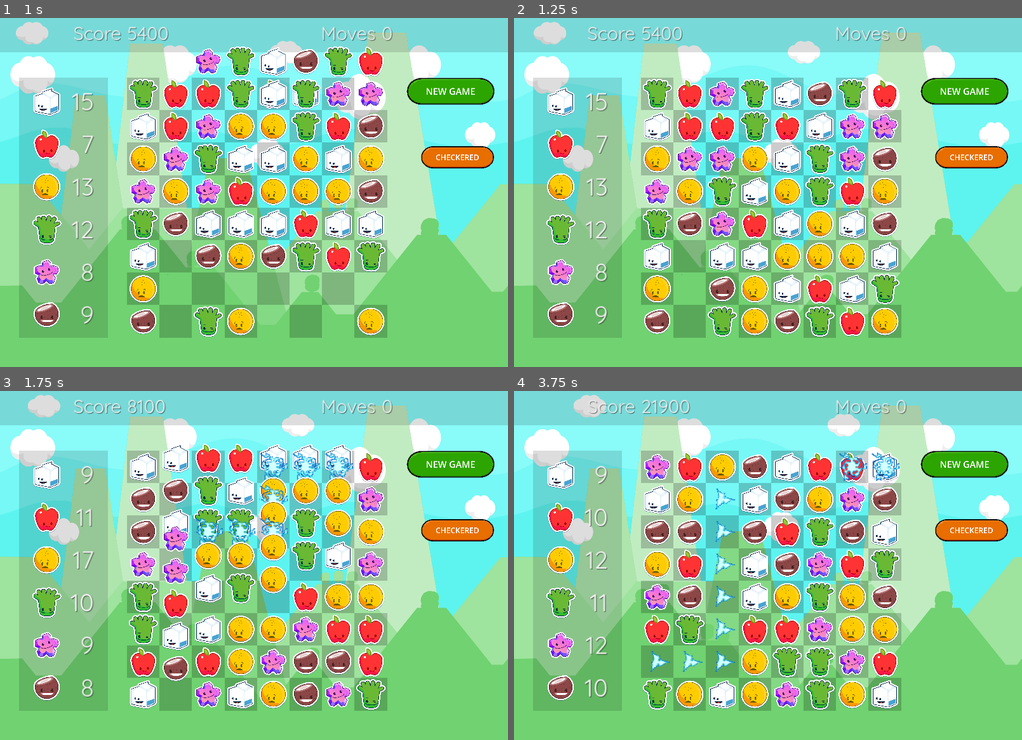
Above: before the commit, frames 1-4 (two rows, left to right).
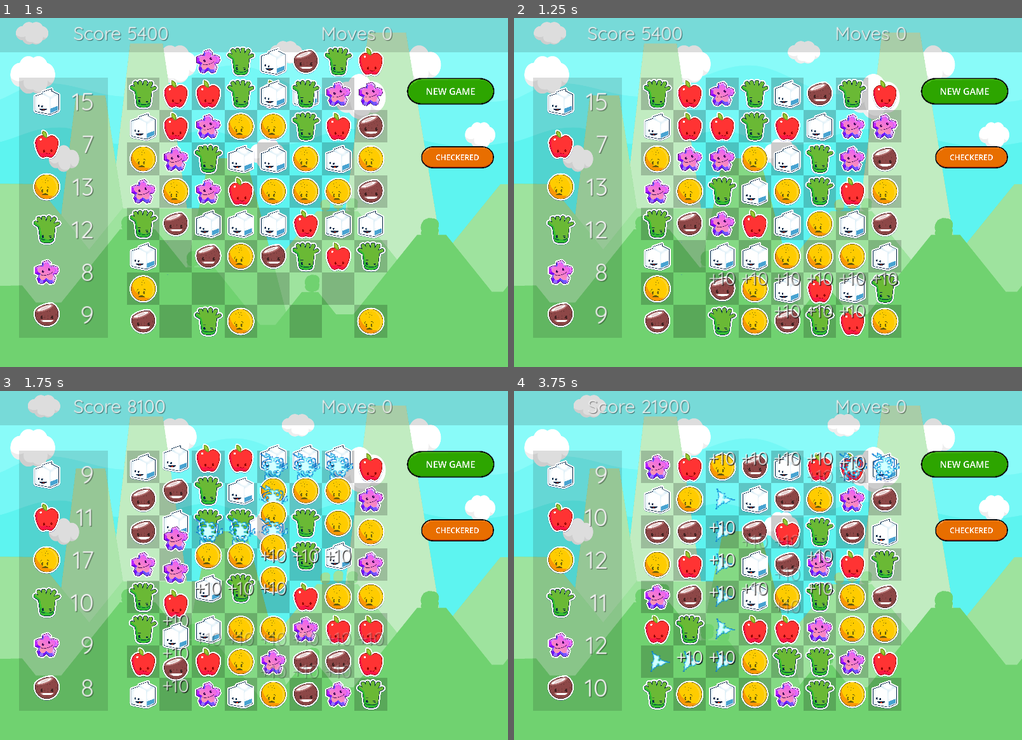
Above: after the commit, the same moments.

Repository: gitbrent/godot-match-3
Game: Godot game, scene res://game/game.tscn
Same seed, same stepped clock (60 frames per second), same inputs: the game is played once before the commit and once after it.
Inputs:
- Up to frame 1 (1 s): click "NEW GAME" at 0.5 s
- Up to frame 2 (1.25 s): no input
- Up to frame 3 (1.75 s): click "NEW GAME" at 1.25 s
- Up to frame 4 (3.75 s): click "CHECKERED" at 2 s; click "CHECKERED" at 2.75 s; click "NEW GAME" at 3.5 s

Frame 1 is identical in both runs. In frame 2, 0.8% of the frame differs, in the area x 38-76%, y 72-87%; in frame 3, 1.3%; in frame 4, 1.6%, in the area x 32-70%, y 17-79%.

Commit message:
added points label and anim

Diff:
--- a/game_board/GemCell.gd
+++ b/game_board/GemCell.gd
@@ -87,21 +87,26 @@
 		anim_player_fx.stop()
 		sprite.scale = SPRITE_SCALE
 
+# @desc: both AnimPlayer & AnimExplode are 1-sec
 func play_anim_explode():
-	# @desc: both AnimPlayer & AnimExplode are 1-sec
+	# A: sound effect
 	audio_gem_explode.play()
 
-	# A: explode effect (scale down to zero)
+	# B: explode effect (scale down to zero)
 	# IMPORTANT: use play/stop or scale wont reset!
 	anim_player_fx.play("explode")
 	anim_player_fx.stop()
 	sprite.visible = false
 
-	# B: explode animation (exploding sprite)
+	# C: explode animation (exploding sprite)
 	anim_sprite_explode.visible = true
 	anim_sprite_explode.play("default")
 	await get_tree().create_timer(Enums.EXPLODE_DELAY).timeout
 	anim_sprite_explode.visible = false
+
+	# D: show points
+	anim_player_fx.play("new_points")
+
 
 # =========================================================
 
--- a/game_board/gem_cell.tscn
+++ b/game_board/gem_cell.tscn
@@ -8,6 +8,7 @@
 [ext_resource type="Theme" uid="uid://hahh0mrfx2q1" path="res://themes/debug_label_theme.tres" id="6_hn3w3"]
 [ext_resource type="AudioStream" uid="uid://ca0jp78fn0bi1" path="res://assets/audio/bfh1_glass_breaking_02.ogg" id="7_50xdd"]
 [ext_resource type="AudioStream" uid="uid://ds53xomd2ha1b" path="res://assets/audio/Abstract2.ogg" id="8_cgn1d"]
+[ext_resource type="FontFile" uid="uid://bylgyjavx5yts" path="res://assets/fonts/Quicksand-Regular.ttf" id="9_7eqpv"]
 
 [sub_resource type="StyleBoxFlat" id="StyleBoxFlat_lpbyf"]
 bg_color = Color(0, 0, 0, 0.533333)
@@ -67,9 +68,49 @@
 "values": [-0.261799, 0.261799]
 }
 
+[sub_resource type="Animation" id="Animation_cqy0g"]
+resource_name = "new_points"
+tracks/0/type = "value"
+tracks/0/imported = false
+tracks/0/enabled = true
+tracks/0/path = NodePath("LabelPoints:position")
+tracks/0/interp = 1
+tracks/0/loop_wrap = true
+tracks/0/keys = {
+"times": PackedFloat32Array(0, 1),
+"transitions": PackedFloat32Array(1, 1),
+"update": 0,
+"values": [Vector2(0, 0), Vector2(0, -99)]
+}
+tracks/1/type = "value"
+tracks/1/imported = false
+tracks/1/enabled = true
+tracks/1/path = NodePath("LabelPoints:visible")
+tracks/1/interp = 1
+tracks/1/loop_wrap = true
+tracks/1/keys = {
+"times": PackedFloat32Array(0, 1),
+"transitions": PackedFloat32Array(1, 1),
+"update": 1,
+"values": [true, false]
+}
+tracks/2/type = "value"
+tracks/2/imported = false
+tracks/2/enabled = true
+tracks/2/path = NodePath("LabelPoints:modulate")
+tracks/2/interp = 1
+tracks/2/loop_wrap = true
+tracks/2/keys = {
+"times": PackedFloat32Array(0, 1),
+"transitions": PackedFloat32Array(1, 1),
+"update": 0,
+"values": [Color(1, 1, 1, 1), Color(1, 1, 1, 0)]
+}
+
 [sub_resource type="AnimationLibrary" id="AnimationLibrary_u2ci8"]
 _data = {
 "explode": SubResource("Animation_3mn62"),
+"new_points": SubResource("Animation_cqy0g"),
 "selected": SubResource("Animation_xkhqk")
 }
 
@@ -277,3 +318,21 @@
 
 [node name="AudioGemMove" type="AudioStreamPlayer" parent="."]
 stream = ExtResource("8_cgn1d")
+
+[node name="LabelPoints" type="Label" parent="."]
+visible = false
+modulate = Color(1, 1, 1, 0)
+layout_mode = 0
+offset_top = -99.0
+offset_right = 128.0
+offset_bottom = -9.0
+theme_override_colors/font_color = Color(1, 1, 1, 1)
+theme_override_colors/font_shadow_color = Color(0, 0, 0, 1)
+theme_override_colors/font_outline_color = Color(0, 1, 0, 1)
+theme_override_constants/shadow_offset_x = 3
+theme_override_constants/shadow_offset_y = 3
+theme_override_fonts/font = ExtResource("9_7eqpv")
+theme_override_font_sizes/font_size = 72
+text = "+10"
+horizontal_alignment = 1
+vertical_alignment = 1
Not shown: 1 places in game_board/gem_cell.tscn that only renumber resources
